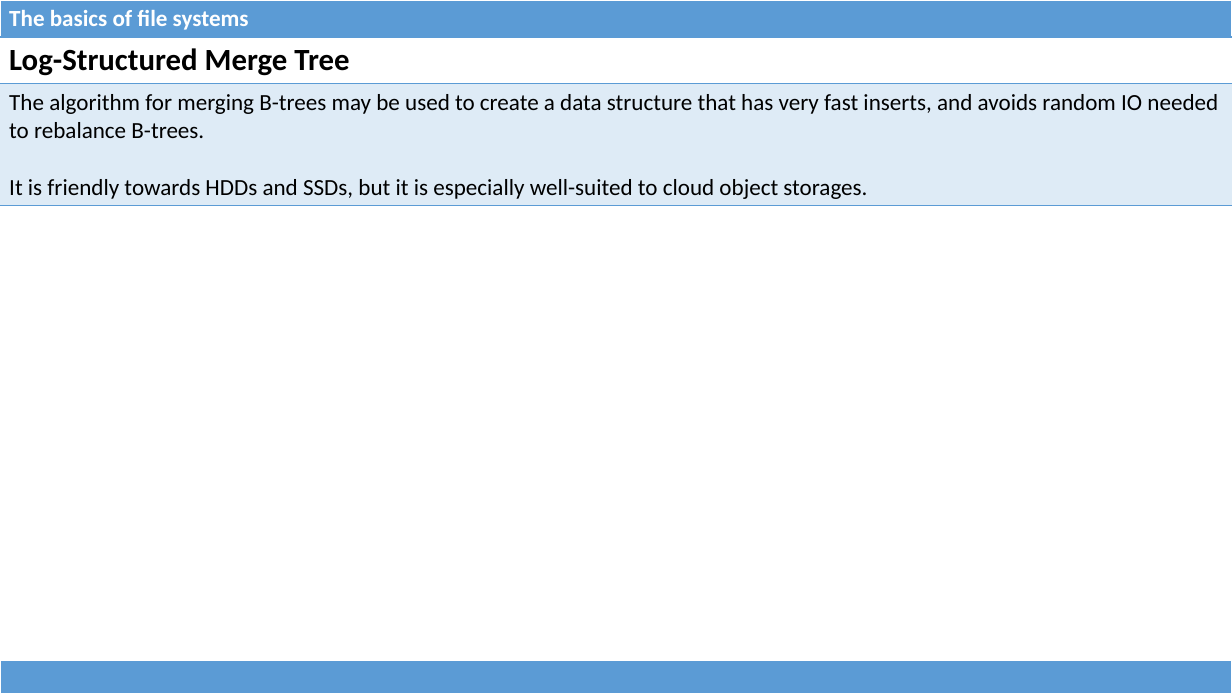
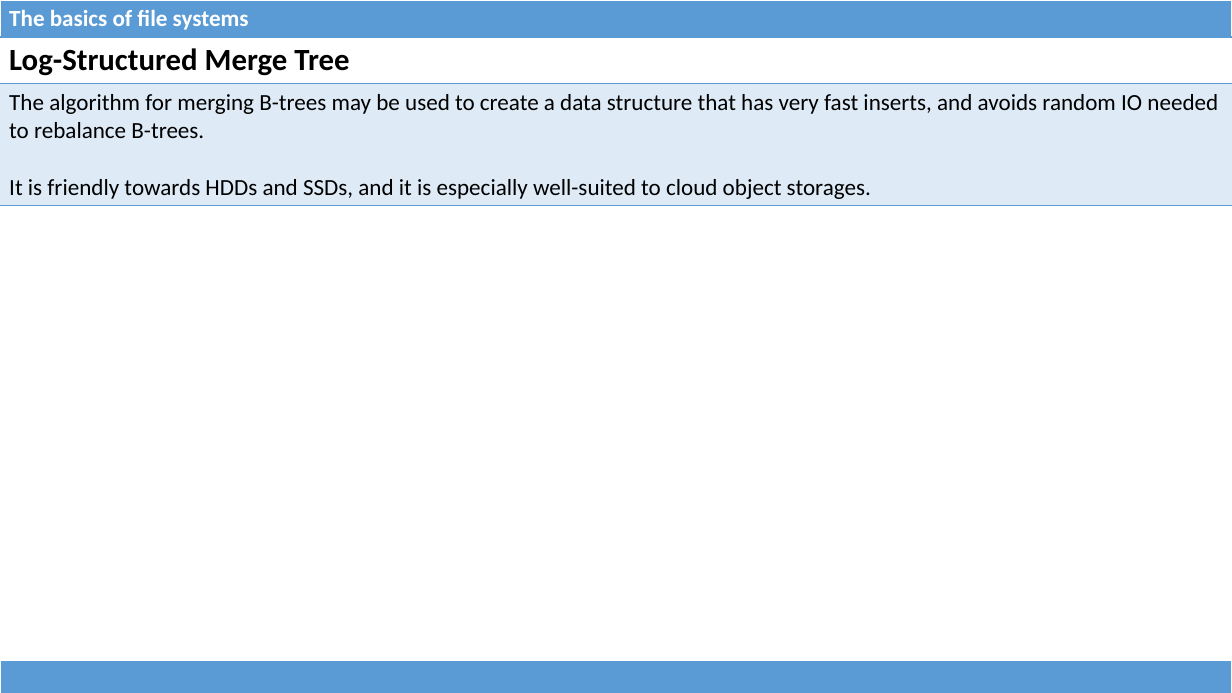
Before and after one commit to dominiquelefevre/filesystems-101-jb, a slide deck: slide 42 of talks/src/class05.pptx (slide 36 before the commit). Drawn at 1232x693 pixels with LibreOffice and Linux fonts; fonts in the diff are those of the drawing. Boxes give left, top, right and bottom in pixels: in the first picture for what was removed or moved away, otherwise in the second. Text is boxed around its words. In the diff, an @@ line names an element or a change of style, - is before the commit and + after.

Commit message:
class05: ext4's extent trees and Blocked Bloom Filters.

```diff
--- a/talks/src/class05.pptx
+++ b/talks/src/class05.pptx
@@ table at [0, 37, 1232, 203] @@
-row 2, column 1: The algorithm for merging B-trees may be used to create a data structure that has very fast inserts, and avoids random IO needed to rebalance B-trees. / It is friendly towards HDDs and SSDs, but it is especially well-suited to cloud object storages.
+row 2, column 1: The algorithm for merging B-trees may be used to create a data structure that has very fast inserts, and avoids random IO needed to rebalance B-trees. / It is friendly towards HDDs and SSDs, and it is especially well-suited to cloud object storages.
```
Also in this commit, not shown: 13 other slides changed, 8 slides added, 1 other file.
